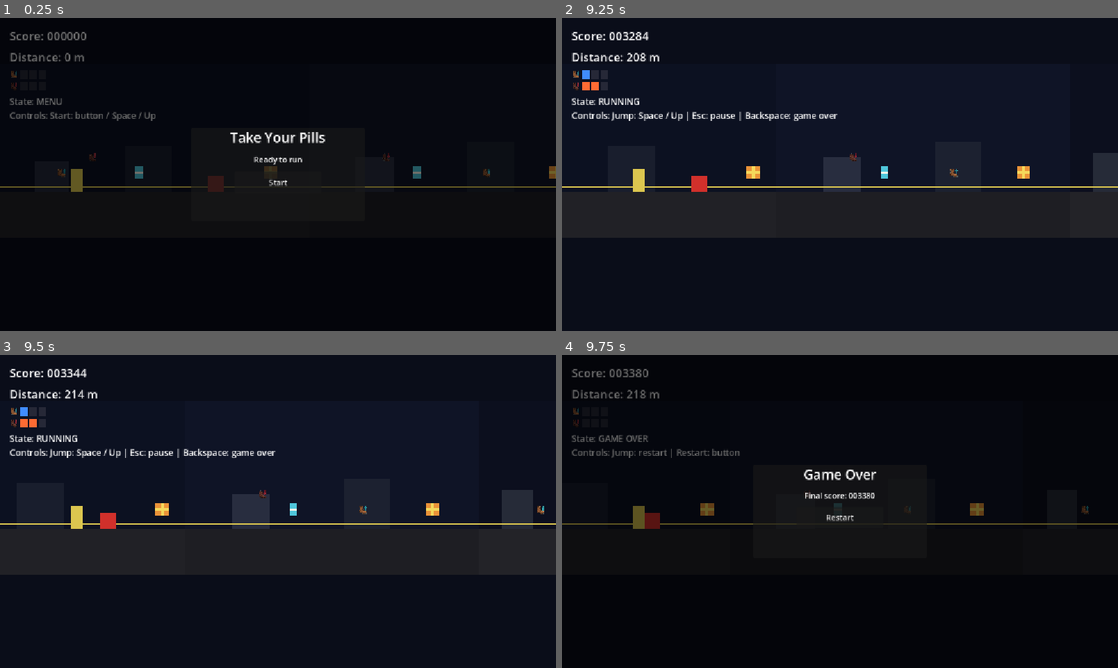
Above: before the commit, frames 1-4 (two rows, left to right).
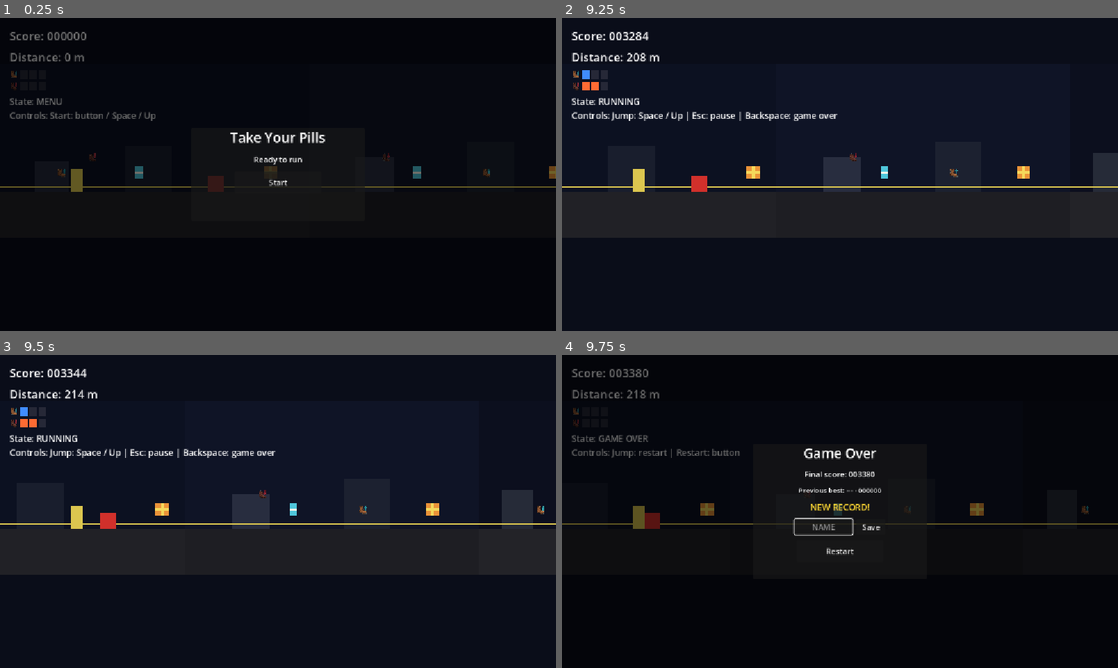
Above: after the commit, the same moments.

Repository: v-Kaefer/Take-Your-Pills
Game: Godot game, scene res://scenes/game/game.tscn
Same seed, same stepped clock (60 frames per second), same inputs: the game is played once before the commit and once after it.
Inputs:
- Up to frame 1 (0.25 s): no input
- Up to frame 2 (9.25 s): click "Start" at 0.5 s; hold Up 1.28-2.78 s; tap Space (player_jump) at 1.52, 2.27, 3.77, 4.52, 5.27, 6.77, 7.52, 8.27 s; hold Up 5.03-8.78 s
- Up to frame 3 (9.5 s): no input
- Up to frame 4 (9.75 s): no input

Frames 1-3 are identical in both runs. In frame 4, 1.4% of the frame differs, in the area x 41-58%, y 29-64%.

Commit message:
feat: implement local highscore with 5-char name (US-25)

Diff:
--- a/project.godot
+++ b/project.godot
@@ -16,11 +16,12 @@
 
 config/name="Take Your Pills"
 run/main_scene="res://scenes/game/game.tscn"
-config/features=PackedStringArray("4.6")
+config/features=PackedStringArray("4.7")
 
 [autoload]
 
 RunSignals="*res://scripts/run_signals.gd"
+SaveManager="*res://scripts/save_manager.gd"
 
 [display]
 
--- /dev/null
+++ b/scenes/game/controllers/local_ranking_controller.gd
@@ -0,0 +1,24 @@
+extends Node
+class_name LocalRankingController
+
+var _last_score: int = 0
+
+
+func _ready() -> void:
+	RunSignals.score_changed.connect(_on_score_changed)
+	RunSignals.run_game_over.connect(_on_run_game_over)
+
+
+func _on_score_changed(score: int) -> void:
+	_last_score = score
+
+
+func _on_run_game_over() -> void:
+	var best_score := SaveManager.get_best_score()
+	var best_name := SaveManager.get_best_name()
+	var is_new := SaveManager.is_new_record(_last_score)
+	RunSignals.highscore_checked.emit.call_deferred(_last_score, best_score, best_name, is_new)
+
+
+func save_record(player_name: String) -> void:
+	SaveManager.save_highscore(player_name, _last_score)
--- a/scenes/game/game.gd
+++ b/scenes/game/game.gd
@@ -14,6 +14,7 @@
 @onready var audio_controller = $Controllers/CollectableAudioController
 @onready var speed_up_controller := $Controllers/SpeedUpBoostController
 @onready var speed_down_controller := $Controllers/SpeedDownBoostController
+@onready var ranking_controller: LocalRankingController = $Controllers/LocalRankingController
 @onready var speed_up_row := $HUD/MarginContainer/VBoxContainer/SpeedContainer/SpeedUpContainer
 @onready var speed_down_row := $HUD/MarginContainer/VBoxContainer/SpeedContainer/SpeedDownContainer
 
@@ -48,6 +49,7 @@
 	speed_up_controller.boost_state_changed.connect(session_controller.on_speed_up_boost_state_changed)
 	speed_up_controller.boost_state_changed.connect(speed_down_controller.on_speed_up_boost_state_changed)
 	speed_down_controller.slow_state_changed.connect(session_controller.on_speed_down_state_changed)
+	hud.name_submitted.connect(ranking_controller.save_record)
 	session_controller.boot()
 
 
--- a/scenes/game/game.tscn
+++ b/scenes/game/game.tscn
@@ -10,6 +10,7 @@
 [ext_resource type="Script" path="res://scenes/game/controllers/run_session_controller.gd" id="8"]
 [ext_resource type="Script" path="res://scenes/game/controllers/run_score_controller.gd" id="9"]
 [ext_resource type="Script" path="res://scenes/game/controllers/collectable_audio_controller.gd" id="10"]
+[ext_resource type="Script" path="res://scenes/game/controllers/local_ranking_controller.gd" id="11"]
 
 [node name="Game" type="Node2D"]
 script = ExtResource("1")
@@ -51,6 +52,9 @@
 [node name="SpeedDownBoostController" type="Node" parent="Controllers"]
 script = ExtResource("7")
 
+[node name="LocalRankingController" type="Node" parent="Controllers"]
+script = ExtResource("11")
+
 [node name="HUD" parent="." instance=ExtResource("4")]
 
 [node name="CollectSfxPlayer" type="AudioStreamPlayer" parent="."]
--- a/scenes/game/hud.gd
+++ b/scenes/game/hud.gd
@@ -13,6 +13,13 @@
 @onready var pause_restart_button: Button = $PauseMenu/Panel/VBoxContainer/RestartButton
 @onready var final_score_label: Label = $GameOverMenu/Panel/VBoxContainer/FinalScoreLabel
 @onready var game_over_restart_button: Button = $GameOverMenu/Panel/VBoxContainer/RestartButton
+@onready var best_score_label: Label = $GameOverMenu/Panel/VBoxContainer/BestScoreLabel
+@onready var new_record_label: Label = $GameOverMenu/Panel/VBoxContainer/NewRecordLabel
+@onready var name_input_container: HBoxContainer = $GameOverMenu/Panel/VBoxContainer/NameInputContainer
+@onready var name_input: LineEdit = $GameOverMenu/Panel/VBoxContainer/NameInputContainer/NameInput
+@onready var save_button: Button = $GameOverMenu/Panel/VBoxContainer/NameInputContainer/SaveButton
+
+signal name_submitted(player_name: String)
 
 var _boost_timer: float = 0.0
 var _boost_active: bool = false
@@ -32,6 +39,9 @@
 	RunSignals.run_game_over.connect(_on_run_game_over)
 	RunSignals.score_changed.connect(update_score)
 	RunSignals.distance_changed.connect(update_distance)
+	RunSignals.highscore_checked.connect(_on_highscore_checked)
+	save_button.pressed.connect(_on_save_pressed)
+	name_input.text_submitted.connect(_on_name_text_submitted)
 
 
 func update_state(state_text: String, control_note: String, extra_note: String = "") -> void:
@@ -118,3 +128,33 @@
 func _on_run_game_over() -> void:
 	show_game_over(_last_score)
 	update_state("GAME OVER", "Jump: restart | Restart: button")
+
+
+func _on_highscore_checked(current_score: int, best_score: int, best_name: String, is_new_record: bool) -> void:
+	if is_new_record:
+		best_score_label.text = "Previous best: %s - %06d" % [best_name if not best_name.is_empty() else "---", best_score]
+		new_record_label.show()
+		name_input_container.show()
+		name_input.text = ""
+		name_input.grab_focus()
+	else:
+		best_score_label.text = "Best: %s - %06d" % [best_name if not best_name.is_empty() else "---", best_score]
+		new_record_label.hide()
+		name_input_container.hide()
+
+
+func _on_save_pressed() -> void:
+	_submit_name()
+
+
+func _on_name_text_submitted(_text: String) -> void:
+	_submit_name()
+
+
+func _submit_name() -> void:
+	var player_name := name_input.text.strip_edges()
+	if player_name.is_empty():
+		return
+	name_submitted.emit(player_name)
+	name_input_container.hide()
+	new_record_label.text = "RECORD SAVED!"
--- a/scenes/game/hud.tscn
+++ b/scenes/game/hud.tscn
@@ -248,9 +248,9 @@
 anchor_right = 0.5
 anchor_bottom = 0.5
 offset_left = -180.0
-offset_top = -96.0
+offset_top = -140.0
 offset_right = 180.0
-offset_bottom = 96.0
+offset_bottom = 140.0
 grow_horizontal = 2
 grow_vertical = 2
 
@@ -269,6 +269,38 @@
 text = "Final score: 000000"
 horizontal_alignment = 1
 
+[node name="BestScoreLabel" type="Label" parent="GameOverMenu/Panel/VBoxContainer"]
+layout_mode = 2
+theme_override_font_sizes/font_size = 14
+text = ""
+horizontal_alignment = 1
+
+[node name="NewRecordLabel" type="Label" parent="GameOverMenu/Panel/VBoxContainer"]
+visible = false
+layout_mode = 2
+theme_override_font_sizes/font_size = 18
+theme_override_colors/font_color = Color(1, 0.85, 0.2, 1)
+text = "NEW RECORD!"
+horizontal_alignment = 1
+
+[node name="NameInputContainer" type="HBoxContainer" parent="GameOverMenu/Panel/VBoxContainer"]
+visible = false
+layout_mode = 2
+alignment = 1
+theme_override_constants/separation = 8
+
+[node name="NameInput" type="LineEdit" parent="GameOverMenu/Panel/VBoxContainer/NameInputContainer"]
+custom_minimum_size = Vector2(120, 32)
+layout_mode = 2
+placeholder_text = "NAME"
+max_length = 5
+alignment = 1
+
+[node name="SaveButton" type="Button" parent="GameOverMenu/Panel/VBoxContainer/NameInputContainer"]
+custom_minimum_size = Vector2(60, 32)
+layout_mode = 2
+text = "Save"
+
 [node name="RestartButton" type="Button" parent="GameOverMenu/Panel/VBoxContainer"]
 custom_minimum_size = Vector2(180, 44)
 layout_mode = 2
--- a/scripts/run_signals.gd
+++ b/scripts/run_signals.gd
@@ -14,3 +14,4 @@
 signal speed_up_collected
 signal speed_down_collected
 signal speed_too_slow
+signal highscore_checked(current_score: int, best_score: int, best_name: String, is_new_record: bool)
--- /dev/null
+++ b/scripts/save_manager.gd
@@ -0,0 +1,43 @@
+extends Node
+
+const SAVE_PATH := "user://highscore.cfg"
+const MAX_NAME_LENGTH := 5
+
+var _best_name: String = ""
+var _best_score: int = 0
+
+
+func _ready() -> void:
+	_load()
+
+
+func get_best_score() -> int:
+	return _best_score
+
+
+func get_best_name() -> String:
+	return _best_name
+
+
+func is_new_record(score: int) -> bool:
+	return score > _best_score
+
+
+func save_highscore(player_name: String, score: int) -> void:
+	if player_name.is_empty():
+		return
+	var trimmed := player_name.left(MAX_NAME_LENGTH)
+	_best_name = trimmed
+	_best_score = score
+	var config := ConfigFile.new()
+	config.set_value("highscore", "name", _best_name)
+	config.set_value("highscore", "score", _best_score)
+	config.save(SAVE_PATH)
+
+
+func _load() -> void:
+	var config := ConfigFile.new()
+	if config.load(SAVE_PATH) != OK:
+		return
+	_best_name = config.get_value("highscore", "name", "")
+	_best_score = config.get_value("highscore", "score", 0)
Not shown: 1 places in scenes/game/game.tscn that only renumber resources
